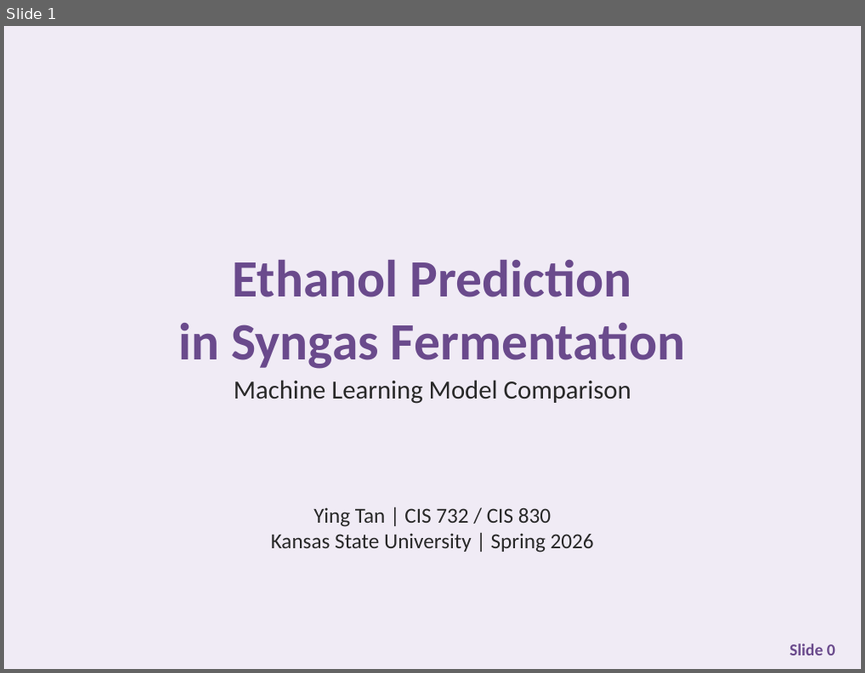
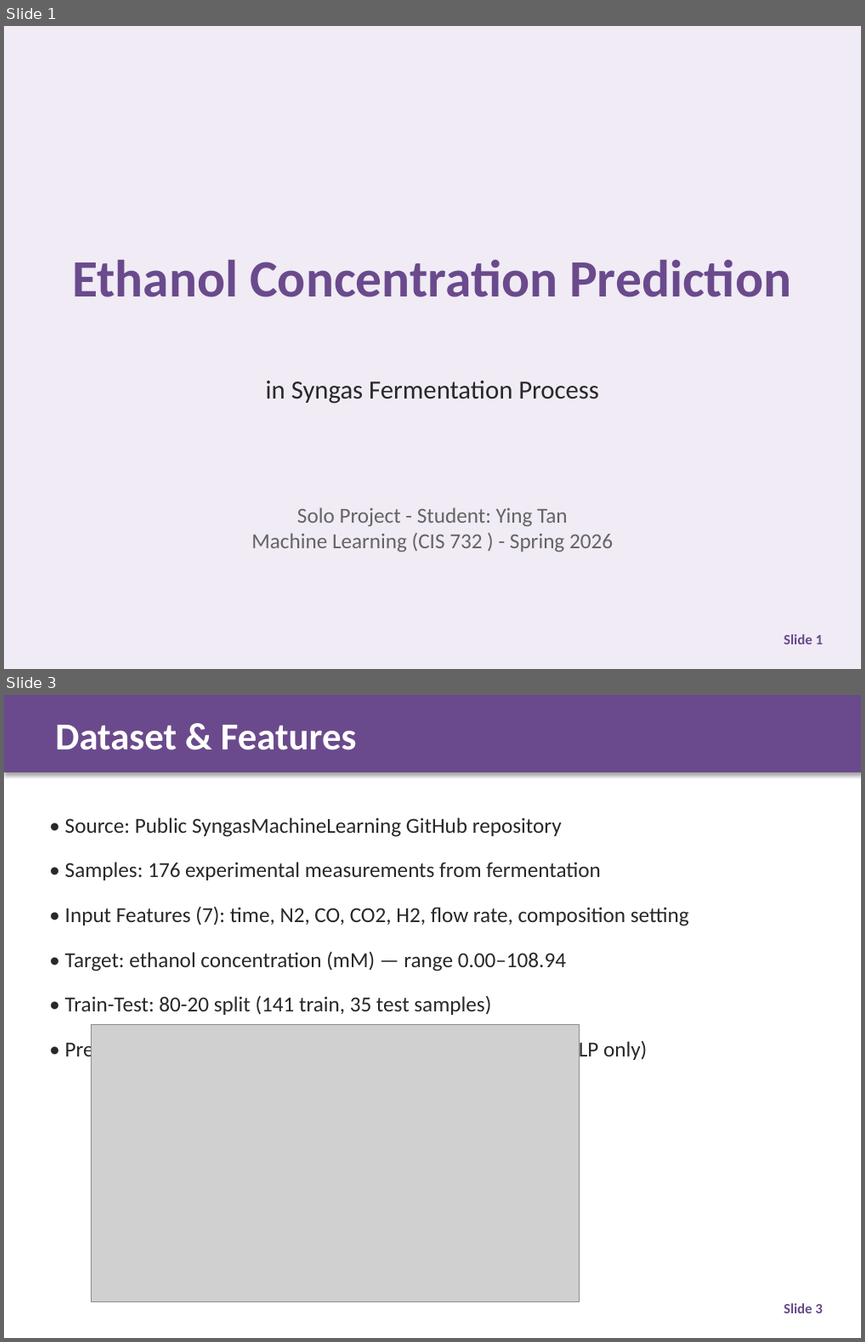
Before and after one commit to tanyingy-kau/ML-Assignments, a slide deck: slides/term_project_presentation_SYNGAS--group 6 Ying.pptx. Shown one above the other, each under a label of ours: slide 1 before the commit, slides 1 and 3 after it; the slides between them are not shown. The pictures are 865x673 and 865x1342 pixels, drawn with LibreOffice and Linux fonts; fonts in the diff are those of the drawing; grey boxes stand for pictures. Boxes give left, top, right and bottom in pixels: in the first picture for what was removed or moved away, otherwise in the second. Text is boxed around its words. In the diff, an @@ line names an element or a change of style, - is before the commit and + after.

Commit message:
Restore original group 6 Ying PPT from Canvas submission

```diff
--- a/slides/term_project_presentation_SYNGAS--group 6 Ying.pptx
+++ b/slides/term_project_presentation_SYNGAS--group 6 Ying.pptx
@@ slide 3 added at [4, 695, 861, 1338], background #FFFFFF @@
@@ rectangle added at [4, 695, 861, 772], fill #6A4A8C, outline #6A4A8C 0.75 pt @@
@@ text added at [55, 725, 357, 750], 32 pt, text #FFFFFF, bold @@
+Dataset & Features
@@ text added at [65, 817, 689, 1061], 18 pt, text #282828 @@
+• Source: Public SyngasMachineLearning GitHub repository
+• Samples: 176 experimental measurements from fermentation
+• Input Features (7): time, N2, CO, CO2, H2, flow rate, composition setting
+• Target: ethanol concentration (mM) — range 0.00–108.94
+• Train-Test: 80-20 split (141 train, 35 test samples)
+• Preprocessing: StandardScaler for feature normalization (MLP only)
@@ picture added at [92, 1025, 579, 1302] @@
@@ text added at [783, 1303, 822, 1313], 12 pt, text #6A4A8C, bold @@
+Slide 3
@@ slide 1 changed as well @@
@@ text at [72, 259, 791, 297]: text changed @@
-Ethanol Prediction
-in Syngas Fermentation
+Ethanol Concentration Prediction
@@ text at [266, 380, 599, 403]: text changed @@
-Machine Learning Model Comparison
+in Syngas Fermentation Process
@@ text at [251, 507, 613, 552]: text changed; text colour #282828 to #646464 @@
-Ying Tan | CIS 732 / CIS 830
-Kansas State University | Spring 2026
+Solo Project - Student: Ying Tan
+Machine Learning (CIS 732 ) - Spring 2026
@@ text at [783, 634, 823, 644]: text changed; size 14 to 12 pt @@
-Slide 0
+Slide 1
```
Also in this commit, not shown: 4 other slides changed, 7 other slides added, 5 slides removed.
